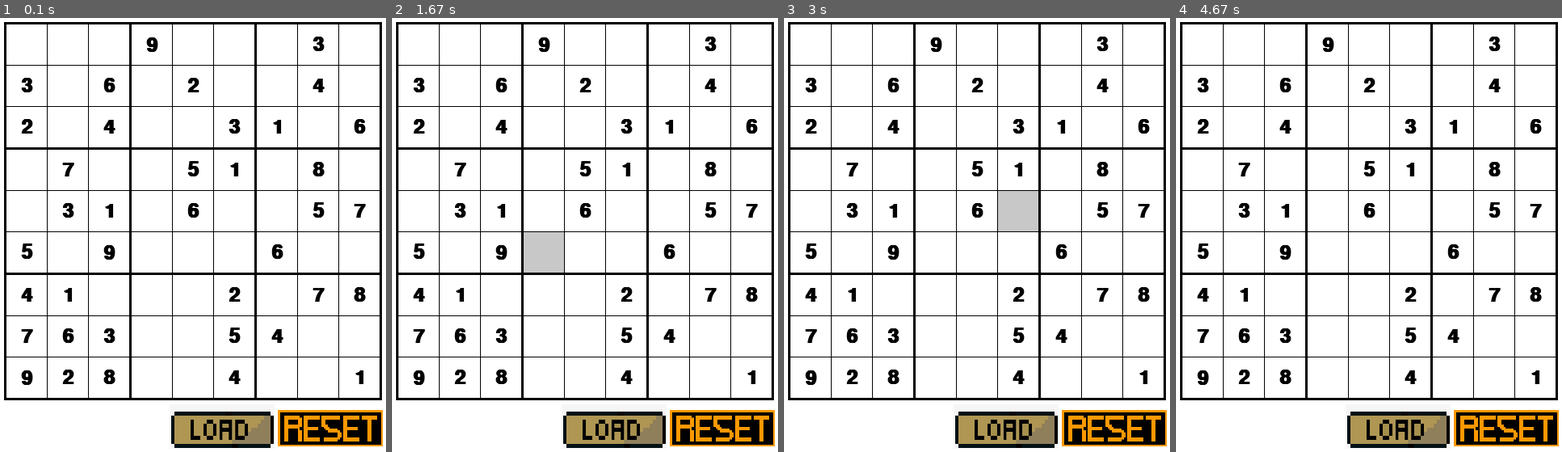
Above: before the commit, frames 1-4 (left to right).
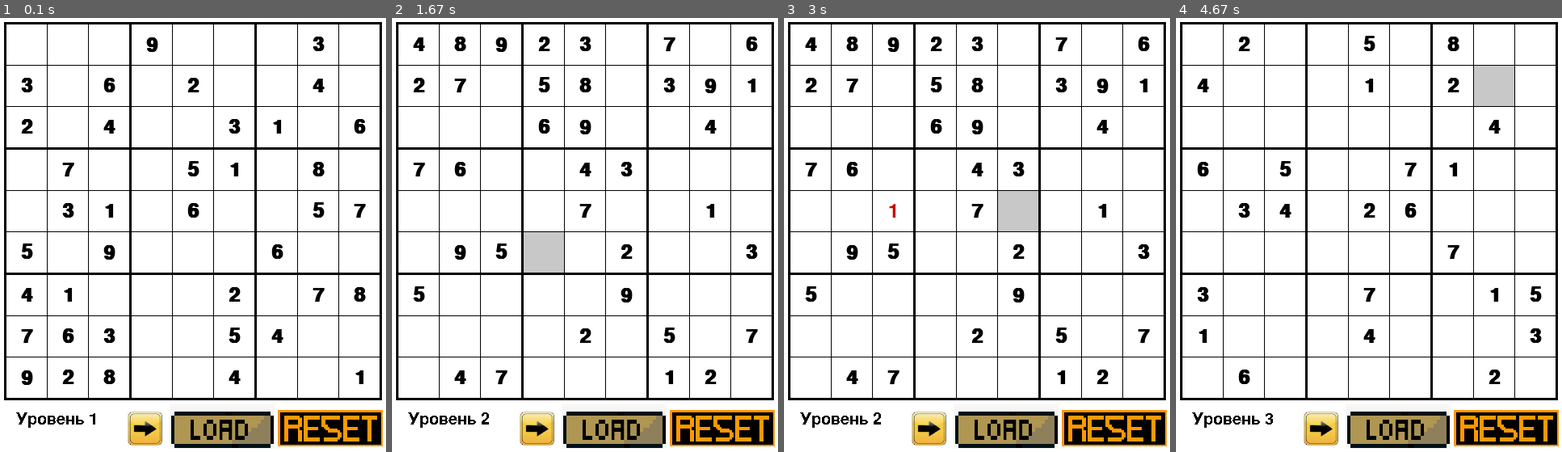
Above: after the commit, the same moments.

Repository: tainella/pygame_liceum
Game: pygame game, started from sudoku.py
Two runs of this game, one before a commit and one after it. Both use one fixed random seed, a clock stepped at 60 frames per second and the inputs below.
Inputs (mouse positions are in pixels of both pictures, inside the frame that each line leads up to):
- Up to frame 1 (0.1 s): no input
- Up to frame 2 (1.67 s): click (534, 425) at 0.38 s; press the mouse at (419, 87) at 0.7 s; move the mouse to (515, 204) at 0.8 s; release the mouse at (615, 326) at 0.93 s; press the mouse at (585, 87) at 1.03 s; move the mouse to (554, 87) at 1.13 s; release the mouse at (523, 91) at 1.27 s; press the mouse at (419, 169) at 1.37 s; move the mouse to (488, 213) at 1.47 s; release the mouse at (561, 256) at 1.6 s
- Up to frame 3 (3 s): press the mouse at (1007, 425) at 1.7 s; move the mouse to (942, 339) at 1.8 s; release the mouse at (880, 252) at 1.93 s; press the mouse at (1100, 169) at 2.03 s; move the mouse to (996, 182) at 2.13 s; release the mouse at (892, 200) at 2.27 s; tap 1 at 2.33 s; click (1007, 191) at 2.72 s
- Up to frame 4 (4.67 s): click "4" at 3.05 s; click (1461, 265) at 3.38 s; press the mouse at (1203, 126) at 3.7 s; move the mouse to (1299, 122) at 3.8 s; release the mouse at (1392, 117) at 3.93 s; click (1318, 425) at 4.05 s; press the mouse at (1245, 44) at 4.37 s; move the mouse to (1372, 61) at 4.47 s; release the mouse at (1500, 78) at 4.6 s

The runs differ from the first frame. In frame 1, 0.9% of the frame differs, in the area x 4-43%, y 90-99%; in frame 2, 4.7%; in frame 3, 4.7%; in frame 4, 5.1%, in the area x 4-95%, y 4-99%.

Commit message:
level change

Diff:
--- a/level.py
+++ b/level.py
@@ -13,7 +13,3 @@
             self.load_next()
         else:
             self.board = None
-
-    def decrease(self):
-        self.level_number -= 1
-        self.load_next()
--- a/sudoku.py
+++ b/sudoku.py
@@ -228,9 +228,8 @@
     return True
 
 
-def play():
+def play(level):
     '''Contains all the functionality for playing a game of Sudoku.'''
-    level = Level()
     game = Sudoku(level.board)
     cells = create_cells()
     active_cell = None
@@ -252,6 +251,14 @@
                                     button_width + 5,
                                     button_height - 5)
 
+    next_level_btn = ButtonSprite(all_sprites, 'next_level.png', 'next_level_pressed.png',
+                                    width - buffer - button_border *2 - button_width * 2.5,
+                                    height - button_height - buffer + 3,
+                                    button_height - 5,
+                                    button_height - 5)
+    pygame.font.init()
+    font = pygame.font.SysFont(pygame.font.get_default_font(), 30)
+
     while True:
         for event in pygame.event.get():
             if event.type == pygame.QUIT:
@@ -274,6 +281,17 @@
                     all_sprites.update(event)
                     pygame.display.flip()
                     visual_solve(game, cells)
+
+                if next_level_btn.rect.collidepoint(mouse_pos):
+                    # TODO сохранить результаты по текущему уровню
+                    level.increase()
+                    if level.board:
+                        game = Sudoku(level.board)
+                        cells = create_cells()
+                        active_cell = None
+                    else:
+                        # Конец игры
+                        pass
 
                 # Test if point in any cell
                 active_cell = None
@@ -331,8 +349,11 @@
         # Update screen
         all_sprites.draw(screen)
         all_sprites.update(event)
+        text_surface = font.render(f"Уровень {level.level_number}", False, (0, 0, 0))
+        screen.blit(text_surface, (20, height - button_height))
         pygame.display.flip()
 
 
 if __name__ == '__main__':
-    play()
+    level = Level()
+    play(level)
Binary file added: data/next_level.png
Binary file added: data/next_level_pressed.png
